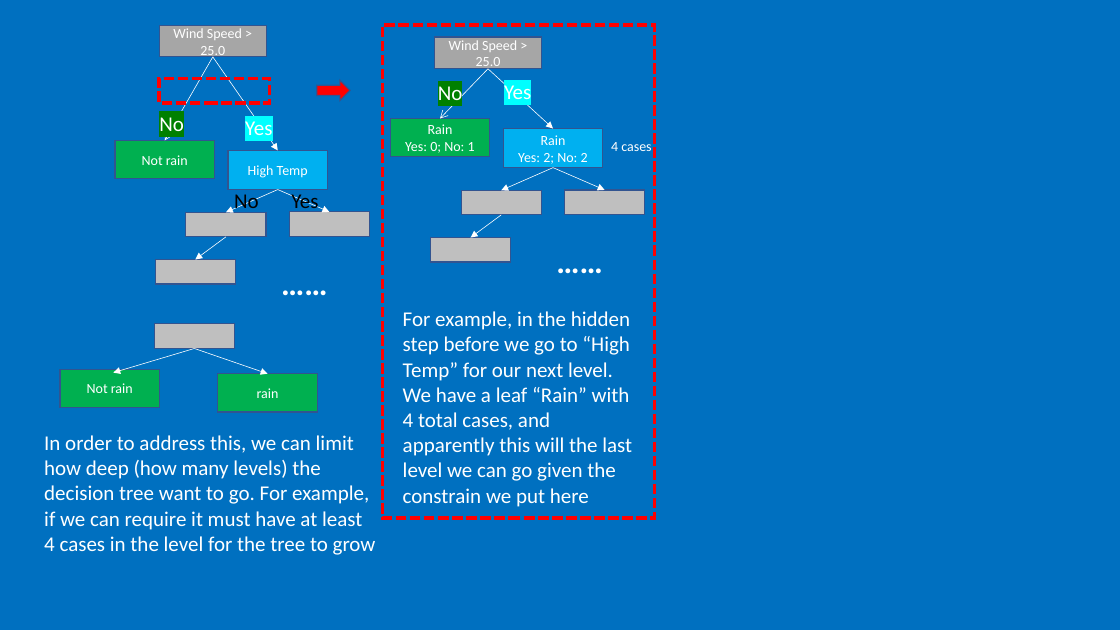
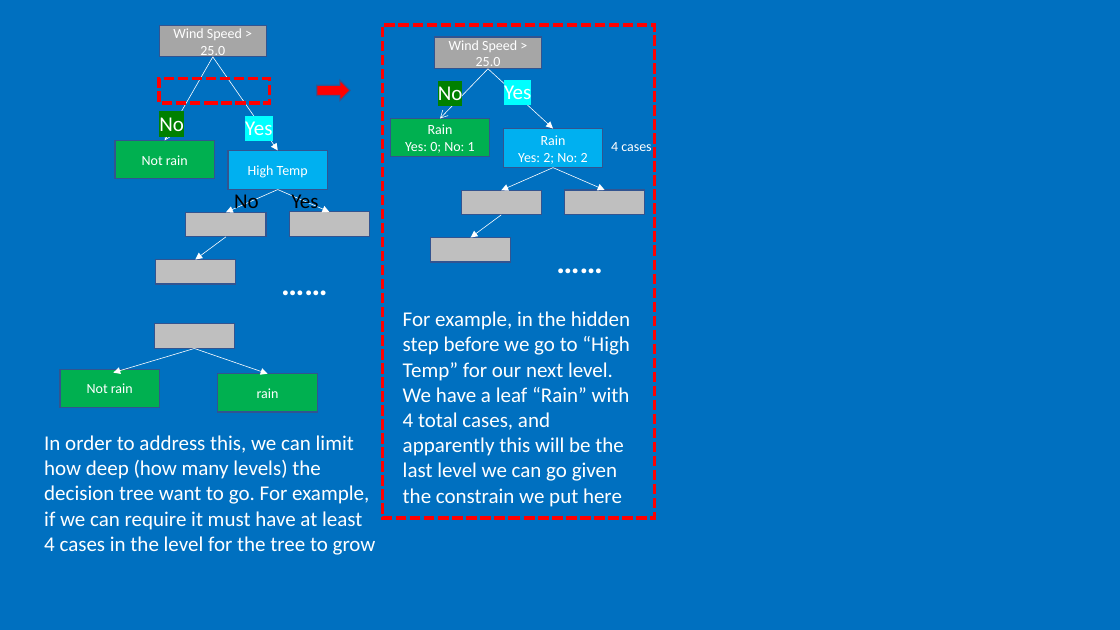
Before and after one commit to jzanetti/Sijin_ML, a slide deck: slide 5 of docs/source/decision_tree/slides/dt_overfitting.pptx. Drawn at 1120x630 pixels with LibreOffice and Linux fonts; fonts in the diff are those of the drawing. Boxes give left, top, right and bottom in pixels: in the first picture for what was removed or moved away, otherwise in the second. Text is boxed around its words. In the diff, an @@ line names an element or a change of style, - is before the commit and + after.

```diff
--- a/docs/source/decision_tree/slides/dt_overfitting.pptx
+++ b/docs/source/decision_tree/slides/dt_overfitting.pptx
@@ text at bbox=[403, 311, 630, 507]: text changed @@
-For example, in the hidden step before we go to “High Temp” for our next level. We have a leaf “Rain” with 4 total cases, and apparently this will the last level we can go given the constrain we put here
+For example, in the hidden step before we go to “High Temp” for our next level. We have a leaf “Rain” with 4 total cases, and apparently this will be the last level we can go given the constrain we put here
```
Also in this commit, not shown: 1 other slide changed, 3 other files.
